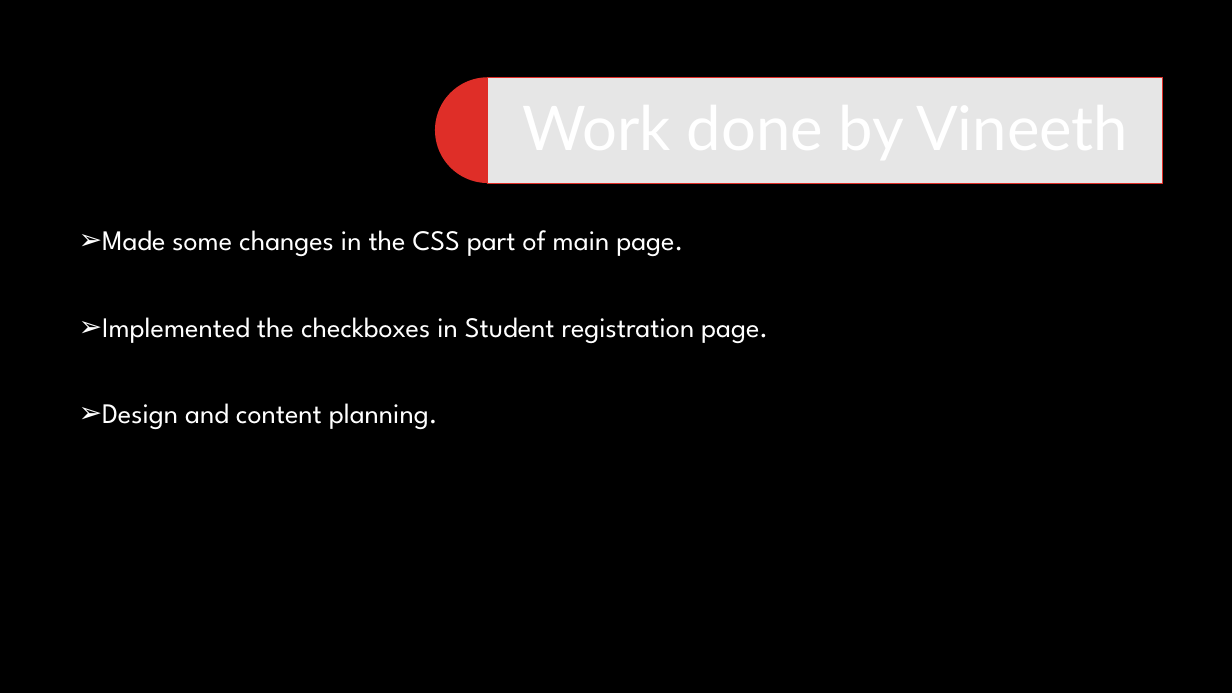
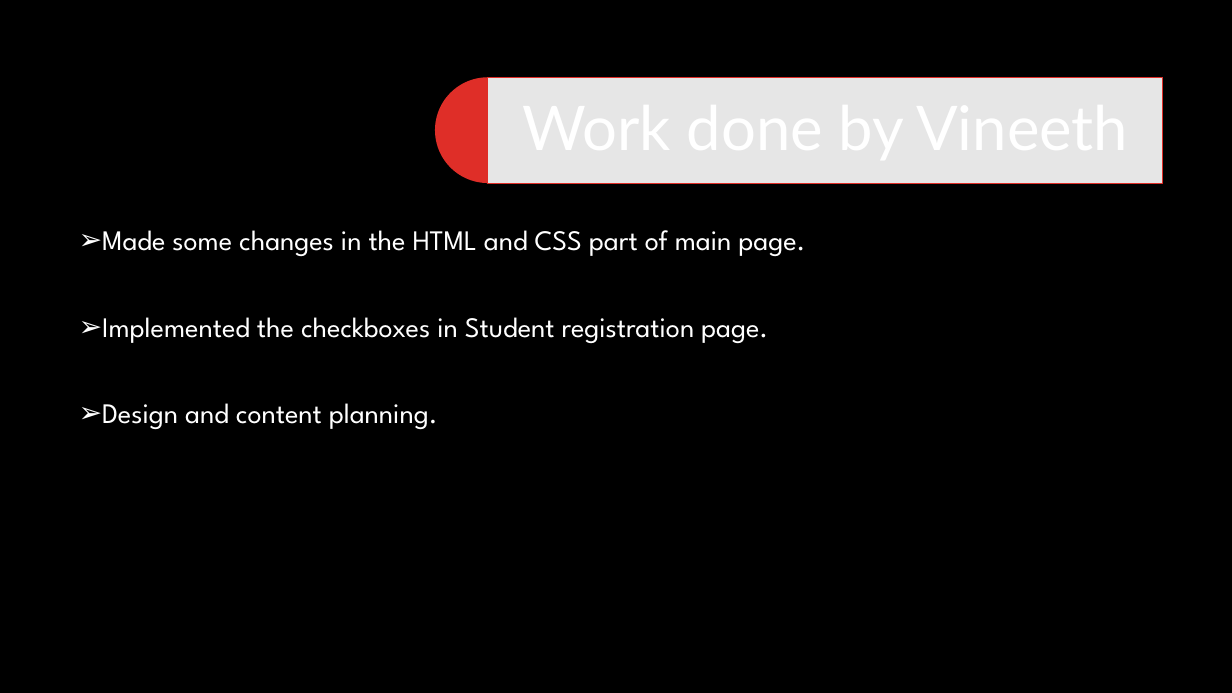
Before and after one commit to priyasatbhaya/IT_WEBD, a slide deck: slide 17 of Internet and web technology new ppt.pptx. Drawn at 1232x693 pixels with LibreOffice and Linux fonts; fonts in the diff are those of the drawing; background and template pictures are left out. Boxes give left, top, right and bottom in pixels: in the first picture for what was removed or moved away, otherwise in the second. Text is boxed around its words. In the diff, an @@ line names an element or a change of style, - is before the commit and + after.

```diff
--- a/Internet and web technology new ppt.pptx
+++ b/Internet and web technology new ppt.pptx
@@ text at (102,230,805,256): text changed @@
-➢ Made some changes in the CSS part of main page.
+➢ Made some changes in the HTML and CSS part of main page.
```
Also in this commit, not shown: 6 other slides changed, 15 other files.
